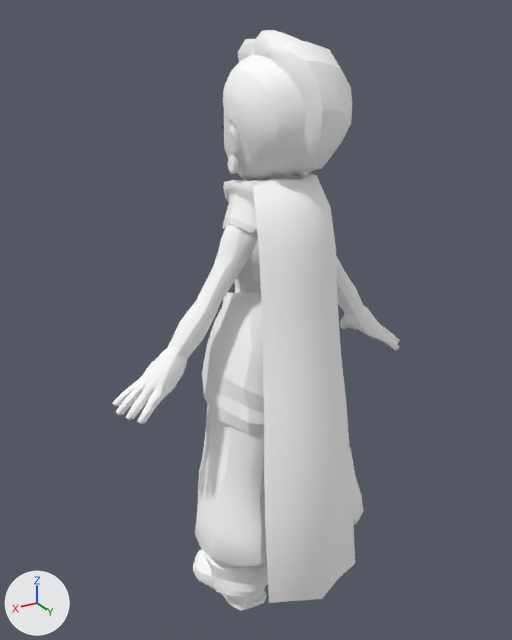
The FBX model Assets/Models/Charactors/Character.fbx, before and after one commit.
Rendered twice from a 50 mm camera at (0.926, 1.4, 1.563) aimed at (0.049, -0.061, 0.832). Every picture has the same lights, and +X, +Y and +Z are marked at lower left. Where no turn or scale is listed for an object, it has been applied to the vertices.

The first picture shows 'character_Dummy', 'muffler'.
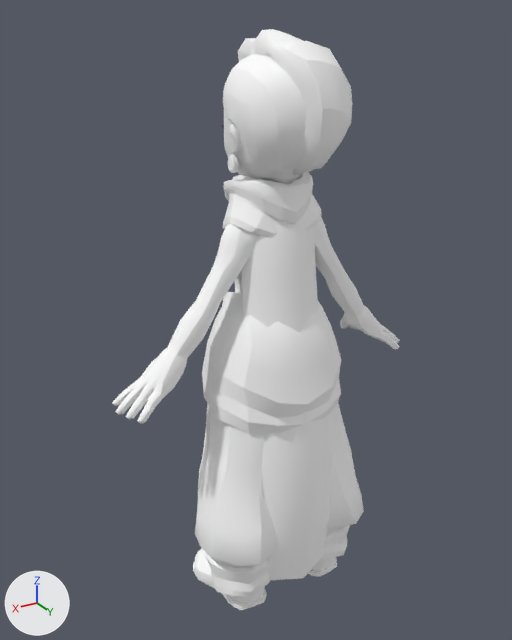
Changed parts and their boxes [x1, y1, x2, y2] in the pictures (512 x 640 px):
'character_Dummy', moved: before [112, 30, 399, 611]; after [112, 29, 400, 610]
'muffler', deleted: before [252, 173, 355, 603]
'Muffler01', added: after [233, 174, 331, 581]

The edits, one by one:
Material '00_default.001' (mat_00_default_001) is new.
Its base color is (1.0, 1.0, 1.0) (white #ffffff).
Its roughness is 0.859.
Mesh me_mesh_001_1 is new.
It has 65 vertices, 48 faces and spans x -0.146..0.146, y -0.127..0.127, z 0.086..1.218.
It uses material mat_00_default_001 (its picture is missing).
Object 'character_Dummy' (ob_character_dummy) moves from (0.0, 0.0, 0.0) to (0.0, 0.0, 0.001).
Object 'muffler' (ob_muffler) is deleted.
Object 'Muffler01' (ob_muffler01) is new; it shows me_mesh_001_1.
Its location is (0.0, 0.0, 0.001).
